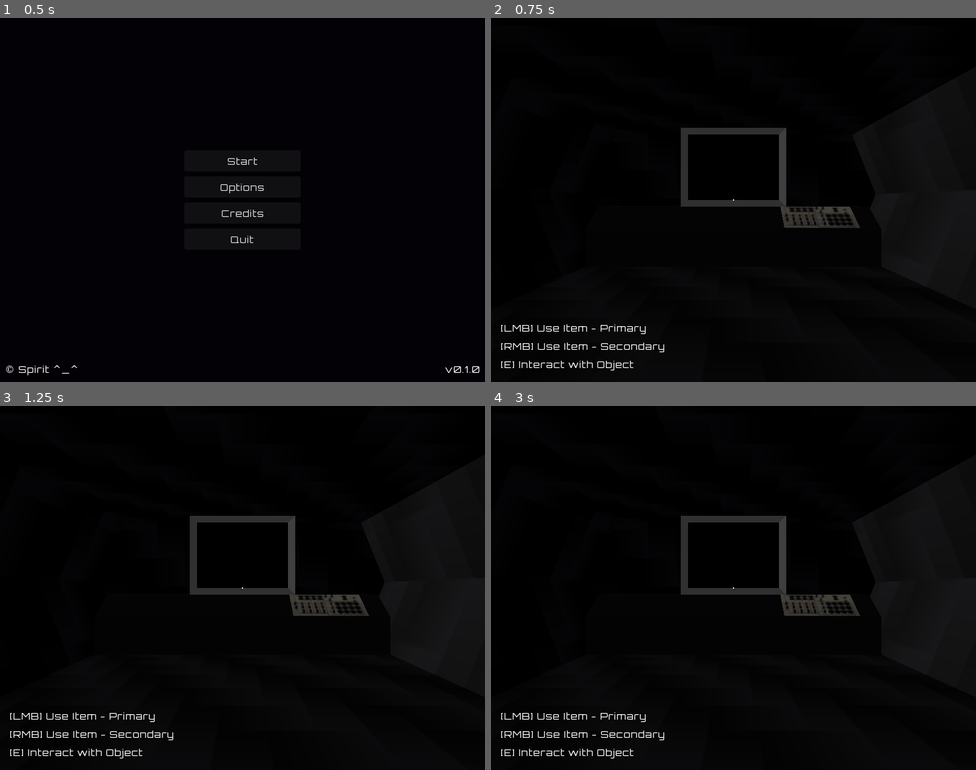
Above: before the commit, frames 1-4 (two rows, left to right).
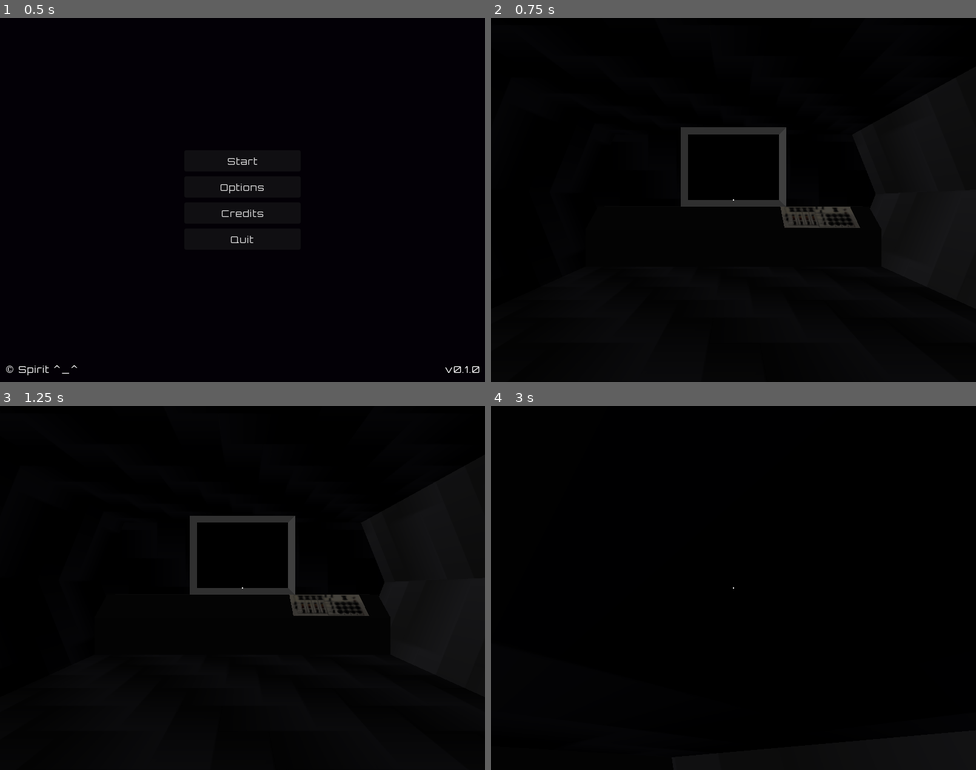
Above: after the commit, the same moments.

Repository: amr-engineer/void-ship
Game: Godot game, scene res://menus/main.tscn
Same seed, same stepped clock (60 frames per second), same inputs: the game is played once before the commit and once after it.
Inputs (mouse positions are in pixels of both pictures, inside the frame that each line leads up to):
- Up to frame 1 (0.5 s): no input
- Up to frame 2 (0.75 s): click "Start" at 0.5 s
- Up to frame 3 (1.25 s): no input
- Up to frame 4 (3 s): tap Enter at 1.25 s; move the mouse to (840, 569) at 1.27 s; hold D (move_right) 1.28-2.03 s; hold Right mouse button (drop) 1.28-2.03 s; tap Space (jump) at 1.52, 2.27, 2.75 s; click (840, 569) at 1.55 s; move the mouse to (636, 606) at 2.02 s; hold S (move_backward) 2.03-2.78 s; click (636, 606) at 2.1 s; right-click (636, 606) at 2.3 s; move the mouse to (782, 507) at 2.77 s; hold D (move_right) from 2.78 s (still down); hold Right mouse button (drop) from 2.78 s (still down)

Frame 1 is identical in both runs. In frame 2, 0.7% of the frame differs, in the area x 2-76%, y 30-97%; in frame 3, 0.7%; in frame 4, 3.0%, in the area x 2-100%, y 30-97%.
Error before the commit: Parse Error: Identifier "hand" not declared in the current scope. (res://player/player.gd:95)

Commit message:
implement item in hand system

Diff:
--- a/player/player.gd
+++ b/player/player.gd
@@ -5,6 +5,7 @@
 @export var camera: Camera3D
 
 @onready var head: RemoteTransform3D = $head
+@onready var hand: RemoteTransform3D = $head/hand
 @onready var pause_menu: CanvasLayer = $UI/PauseMenu
 @onready var interact_ray: RayCast3D = $head/interact
 
@@ -28,6 +29,12 @@
 	if cam:
 		head.remote_path = cam.get_path()
 		camera = cam
+
+
+func drop_item() -> void:
+	var item_in_hand := hand.get_node_or_null(hand.remote_path)
+	if item_in_hand && item_in_hand.has_method("on_drop"): item_in_hand.on_drop()
+	hand.remote_path = ""
 
 
 func on_pause_state_changed() -> void:
@@ -67,6 +74,12 @@
 		if interact_ray.is_colliding():
 			var collider = interact_ray.get_collider()
 			if collider.has_method("interact"): collider.interact()
+
+	if event.is_action_pressed("use"):
+		var item_in_hand := hand.get_node_or_null(hand.remote_path)
+		if item_in_hand && item_in_hand.has_method("use"): item_in_hand.use()
+	if event.is_action_pressed("drop"):
+		drop_item()
 
 
 func _unhandled_input(event: InputEvent) -> void:
--- a/player/player.tscn
+++ b/player/player.tscn
@@ -40,6 +40,9 @@
 [node name="head" type="RemoteTransform3D" parent="." unique_id=349548872]
 transform = Transform3D(1, 0, 0, 0, 1, 0, 0, 0, 1, 0, 2.25, 0)
 remote_path = NodePath("../SubViewportContainer/SubViewport/Camera3D")
+
+[node name="hand" type="RemoteTransform3D" parent="head" unique_id=889245826]
+transform = Transform3D(1, 0, 0, 0, 1, 0, 0, 0, 1, 0.5, -0.5, -1)
 
 [node name="interact" type="RayCast3D" parent="head" unique_id=224332828]
 target_position = Vector3(0, 0, -5)
